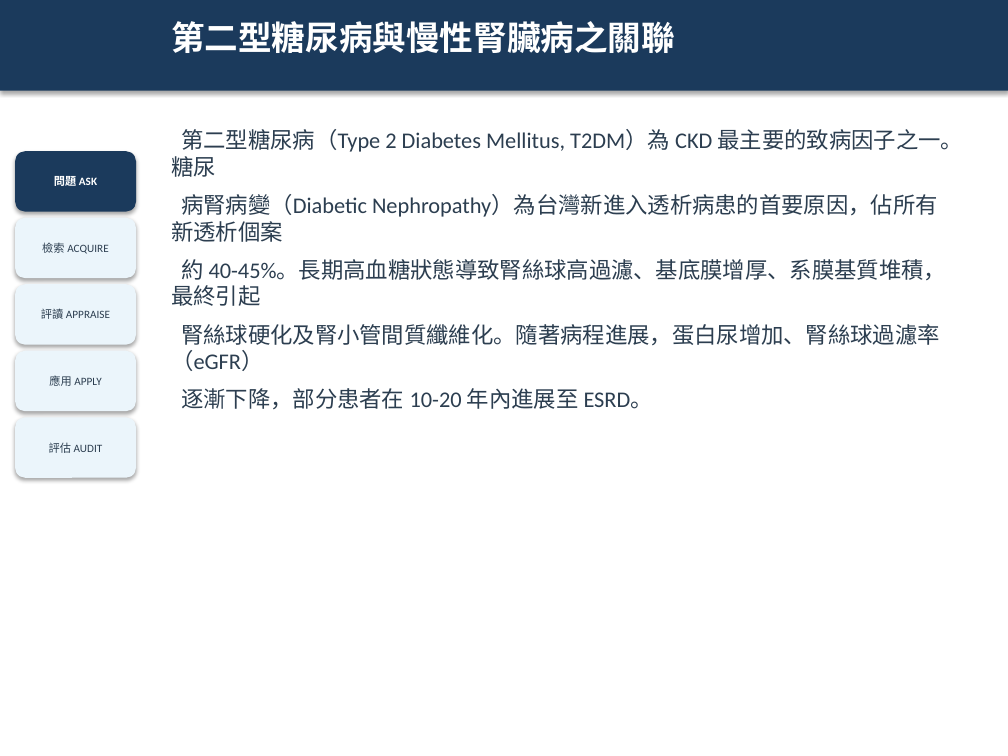
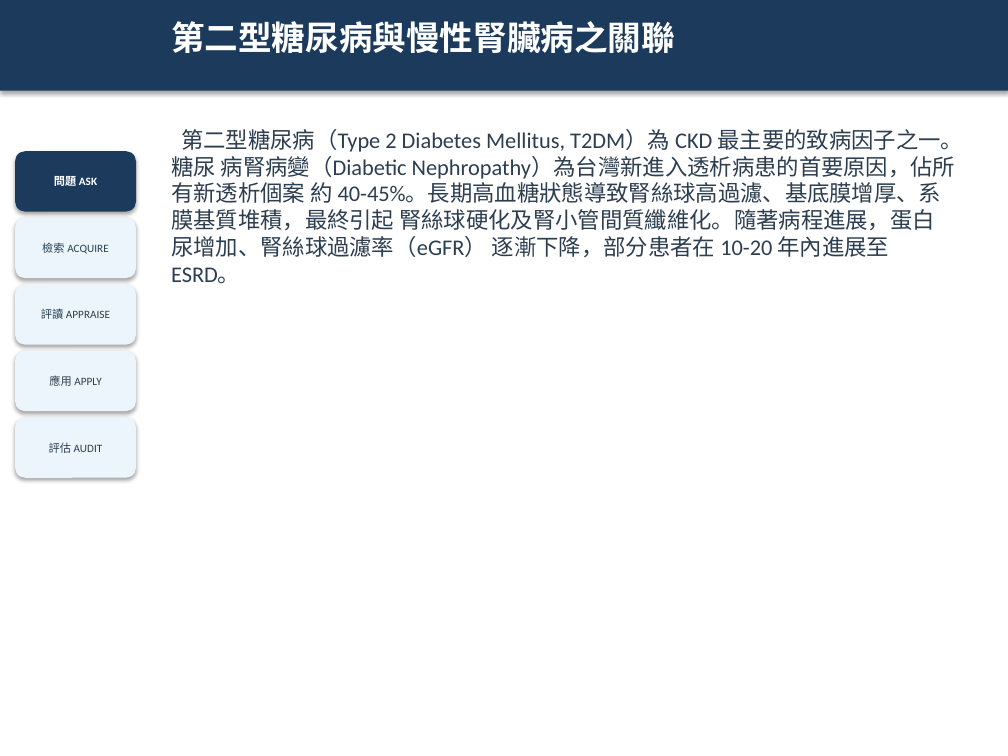
Before and after one commit to platypus31/ebm-report-pipeline, a slide deck: slide 8 of projects/example-sglt2i-ckd/06_slides/ebm-report.pptx (slide 7 before the commit). Drawn at 1008x756 pixels with LibreOffice and Linux fonts; fonts in the diff are those of the drawing. Boxes give left, top, right and bottom in pixels: in the first picture for what was removed or moved away, otherwise in the second. Text is boxed around its words. In the diff, an @@ line names an element or a change of style, - is before the commit and + after.

```diff
--- a/projects/example-sglt2i-ckd/06_slides/ebm-report.pptx
+++ b/projects/example-sglt2i-ckd/06_slides/ebm-report.pptx
@@ text at [171,129,964,284]: text changed @@
-第二型糖尿病（Type 2 Diabetes Mellitus, T2DM）為 CKD 最主要的致病因子之一。糖尿
-病腎病變（Diabetic Nephropathy）為台灣新進入透析病患的首要原因，佔所有新透析個案
-約 40-45%。長期高血糖狀態導致腎絲球高過濾、基底膜增厚、系膜基質堆積，最終引起
-腎絲球硬化及腎小管間質纖維化。隨著病程進展，蛋白尿增加、腎絲球過濾率（eGFR）
-逐漸下降，部分患者在 10-20 年內進展至 ESRD。
+第二型糖尿病（Type 2 Diabetes Mellitus, T2DM）為 CKD 最主要的致病因子之一。糖尿 病腎病變（Diabetic Nephropathy）為台灣新進入透析病患的首要原因，佔所有新透析個案 約 40-45%。長期高血糖狀態導致腎絲球高過濾、基底膜增厚、系膜基質堆積，最終引起 腎絲球硬化及腎小管間質纖維化。隨著病程進展，蛋白尿增加、腎絲球過濾率（eGFR） 逐漸下降，部分患者在 10-20 年內進展至 ESRD。
```
Also in this commit, not shown: 7 other slides changed, 2 other files.
